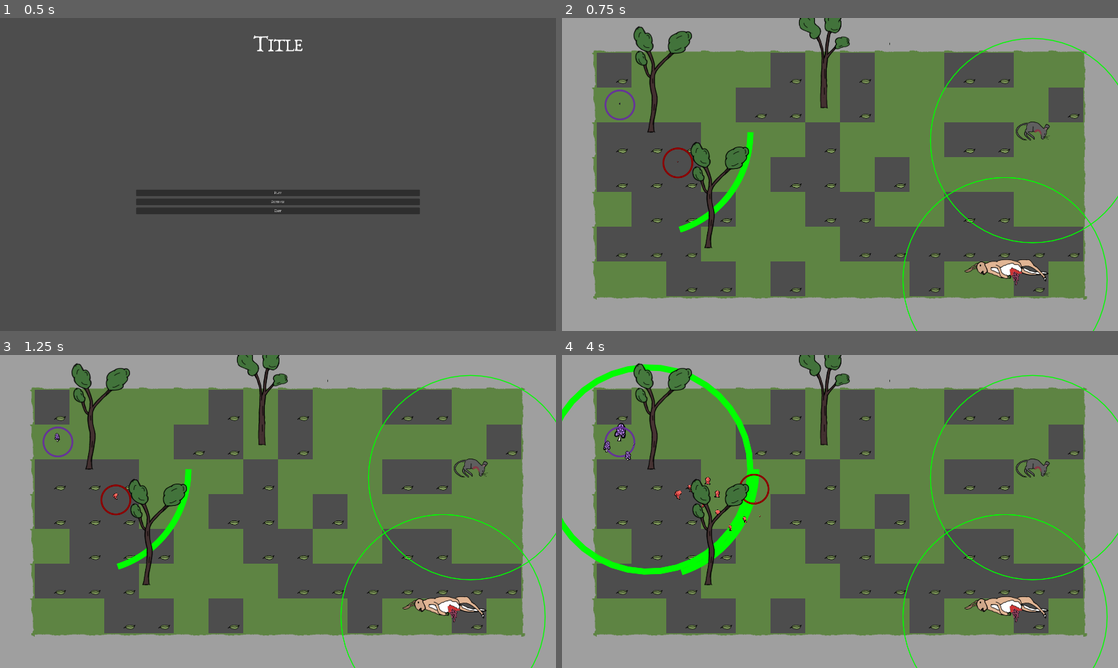
Above: before the commit, frames 1-4 (two rows, left to right).
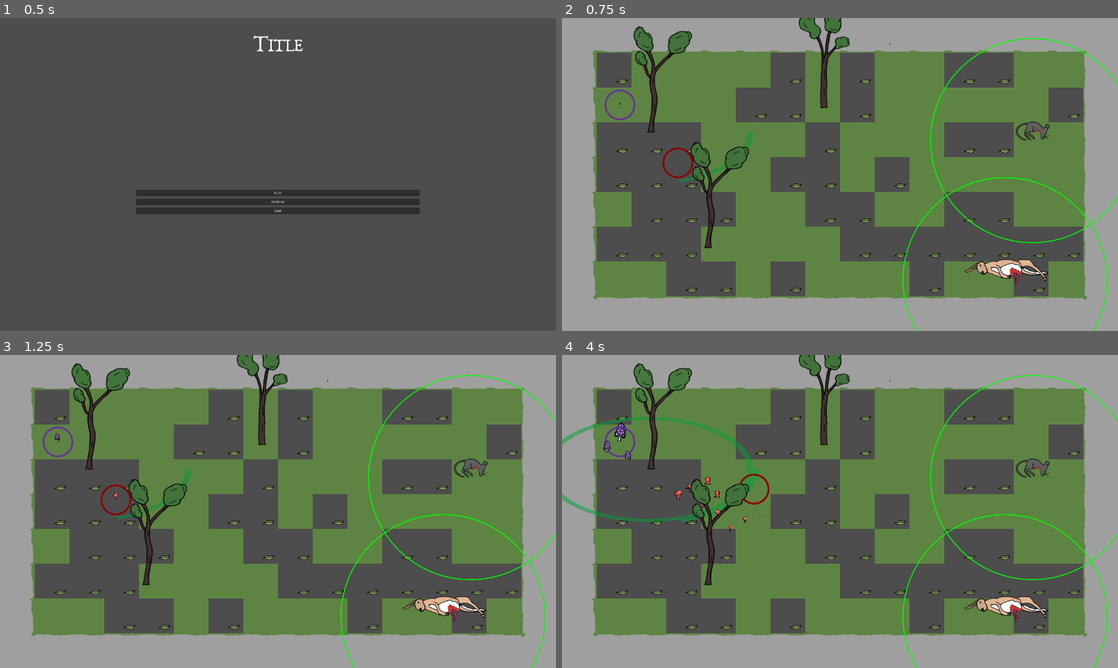
Above: after the commit, the same moments.

Repository: carcinizer/slavic-2025
Game: Godot game, scene res://scenes/main_menu.tscn
Same seed, same stepped clock (60 frames per second), same inputs: the game is played once before the commit and once after it.
Inputs:
- Up to frame 1 (0.5 s): no input
- Up to frame 2 (0.75 s): click "Play" at 0.5 s
- Up to frame 3 (1.25 s): no input
- Up to frame 4 (4 s): tap Enter at 1.25 s; hold Right (right1) 1.28-2.03 s; tap S (down2) at 1.35 s; hold Down (down1) 2.03-2.78 s; tap A (left2) at 2.1 s; hold Right (right1) 2.78-3.53 s; tap D (right2) at 2.85 s; hold Up (up1) from 3.53 s (still down); tap W (up2) at 3.6 s

Frame 1 is identical in both runs. In frame 2, 0.5% of the frame differs, in the area x 21-35%, y 36-69%; in frame 3, 0.5%; in frame 4, 3.0%, in the area x 0-36%, y 2-71%.

Commit message:
make drawing tree hp prettier

Diff:
--- a/scenes/parent_scenes/tree.tscn
+++ b/scenes/parent_scenes/tree.tscn
@@ -21,6 +21,7 @@
 [node name="NeighborRange" type="Area2D" parent="."]
 
 [node name="CollisionShape2D" type="CollisionShape2D" parent="NeighborRange"]
+scale = Vector2(1, 0.5)
 shape = SubResource("CircleShape2D_qxrkd")
 script = ExtResource("2_ytrt2")
 
--- a/src/draw_tree_hp.gd
+++ b/src/draw_tree_hp.gd
@@ -8,6 +8,7 @@
 	var min_connected_mushrooms = get_parent().get_parent().min_connected_mushrooms
 	var max_connected_mushrooms = get_parent().get_parent().max_connected_mushrooms
 	var rad = shape.radius
-	draw_arc(Vector2(0,0), rad, 0, TAU * mushrooms_in_area / min_connected_mushrooms, 40, Color.GREEN, arc_width, true )
+	var color = Color(0, 0.6, 0.2, 0.5)
+	draw_arc(Vector2(0,0), rad, 0, TAU * mushrooms_in_area / min_connected_mushrooms, 40, color, arc_width, true )
 	if mushrooms_in_area > min_connected_mushrooms:
-		draw_arc(Vector2(0,0),rad + arc_width, 0, TAU * (mushrooms_in_area - min_connected_mushrooms) / (max_connected_mushrooms - min_connected_mushrooms), 40, Color.GREEN, arc_width, true )
+		draw_arc(Vector2(0,0),rad + arc_width, 0, TAU * (mushrooms_in_area - min_connected_mushrooms) / (max_connected_mushrooms - min_connected_mushrooms), 40, color, arc_width, true )
